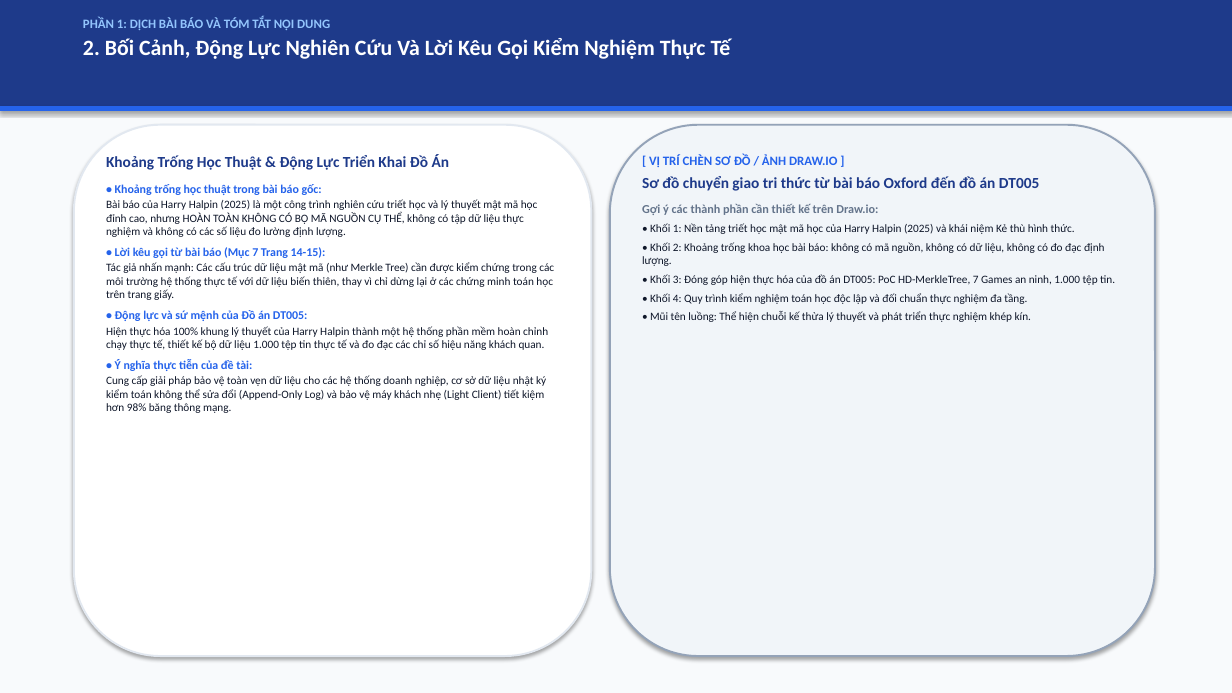
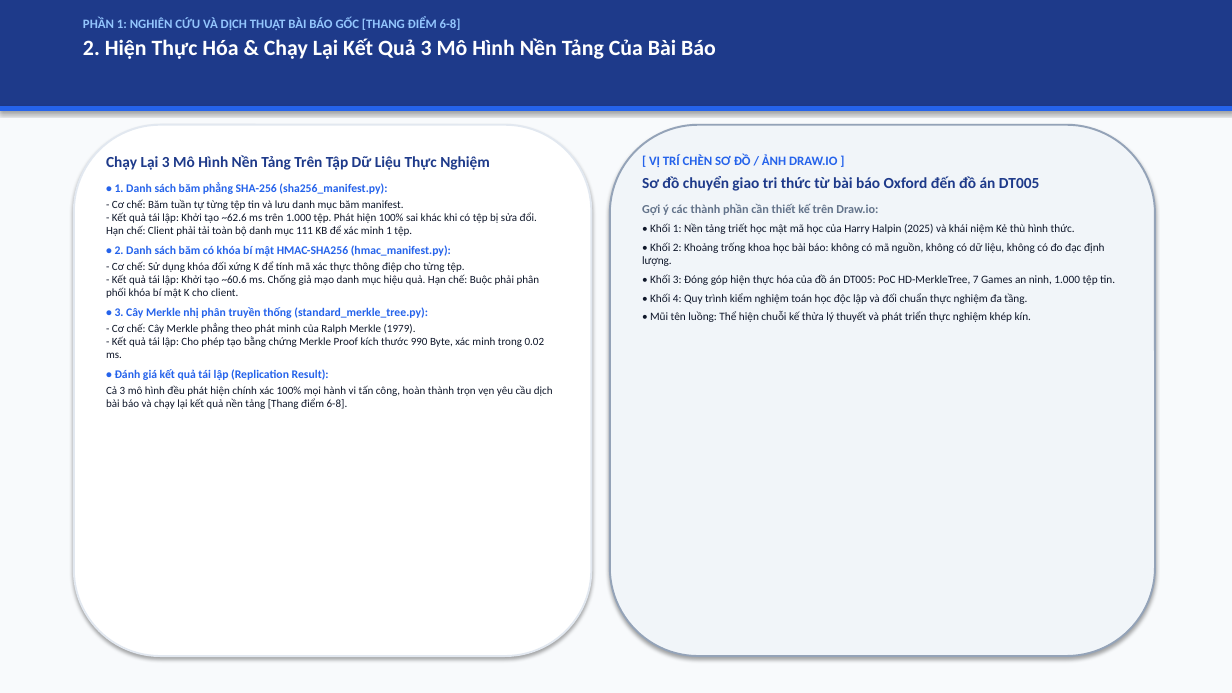
Before and after one commit to kietvo5924/ATBMHTTT_DT005_FileIntegrity, a slide deck: slide 3 of docs/Bao_Cao_Giua_Ky_DT05.pptx. Drawn at 1232x693 pixels with LibreOffice and Linux fonts; fonts in the diff are those of the drawing. Boxes give left, top, right and bottom in pixels: in the first picture for what was removed or moved away, otherwise in the second. Text is boxed around its words. In the diff, an @@ line names an element or a change of style, - is before the commit and + after.

```diff
--- a/docs/Bao_Cao_Giua_Ky_DT05.pptx
+++ b/docs/Bao_Cao_Giua_Ky_DT05.pptx
@@ text at [83,17,716,59]: text changed @@
-PHẦN 1: DỊCH BÀI BÁO VÀ TÓM TẮT NỘI DUNG
-2. Bối Cảnh, Động Lực Nghiên Cứu Và Lời Kêu Gọi Kiểm Nghiệm Thực Tế
+PHẦN 1: NGHIÊN CỨU VÀ DỊCH THUẬT BÀI BÁO GỐC [THANG ĐIỂM 6-8]
+2. Hiện Thực Hóa & Chạy Lại Kết Quả 3 Mô Hình Nền Tảng Của Bài Báo
@@ text at [106,155,553,409]: text changed; size 8.8 to 8.6 pt @@
-Khoảng Trống Học Thuật & Động Lực Triển Khai Đồ Án
-• Khoảng trống học thuật trong bài báo gốc:
-Bài báo của Harry Halpin (2025) là một công trình nghiên cứu triết học và lý thuyết mật mã học đỉnh cao, nhưng HOÀN TOÀN KHÔNG CÓ BỘ MÃ NGUỒN CỤ THỂ, không có tập dữ liệu thực nghiệm và không có các số liệu đo lường định lượng.
-• Lời kêu gọi từ bài báo (Mục 7 Trang 14-15):
-Tác giả nhấn mạnh: Các cấu trúc dữ liệu mật mã (như Merkle Tree) cần được kiểm chứng trong các môi trường hệ thống thực tế với dữ liệu biến thiên, thay vì chỉ dừng lại ở các chứng minh toán học trên trang giấy.
-• Động lực và sứ mệnh của Đồ án DT005:
-Hiện thực hóa 100% khung lý thuyết của Harry Halpin thành một hệ thống phần mềm hoàn chỉnh chạy thực tế, thiết kế bộ dữ liệu 1.000 tệp tin thực tế và đo đạc các chỉ số hiệu năng khách quan.
-• Ý nghĩa thực tiễn của đề tài:
-Cung cấp giải pháp bảo vệ toàn vẹn dữ liệu cho các hệ thống doanh nghiệp, cơ sở dữ liệu nhật ký kiểm toán không thể sửa đổi (Append-Only Log) và bảo vệ máy khách nhẹ (Light Client) tiết kiệm hơn 98% băng thông mạng.
+Chạy Lại 3 Mô Hình Nền Tảng Trên Tập Dữ Liệu Thực Nghiệm
+• 1. Danh sách băm phẳng SHA-256 (sha256_manifest.py):
+- Cơ chế: Băm tuần tự từng tệp tin và lưu danh mục băm manifest.
+- Kết quả tái lập: Khởi tạo ~62.6 ms trên 1.000 tệp. Phát hiện 100% sai khác khi có tệp bị sửa đổi. Hạn chế: Client phải tải toàn bộ danh mục 111 KB để xác minh 1 tệp.
+• 2. Danh sách băm có khóa bí mật HMAC-SHA256 (hmac_manifest.py):
+- Cơ chế: Sử dụng khóa đối xứng K để tính mã xác thực thông điệp cho từng tệp.
+- Kết quả tái lập: Khởi tạo ~60.6 ms. Chống giả mạo danh mục hiệu quả. Hạn chế: Buộc phải phân phối khóa bí mật K cho client.
+• 3. Cây Merkle nhị phân truyền thống (standard_merkle_tree.py):
+- Cơ chế: Cây Merkle phẳng theo phát minh của Ralph Merkle (1979).
+- Kết quả tái lập: Cho phép tạo bằng chứng Merkle Proof kích thước 990 Byte, xác minh trong 0.02 ms.
+• Đánh giá kết quả tái lập (Replication Result):
+Cả 3 mô hình đều phát hiện chính xác 100% mọi hành vi tấn công, hoàn thành trọn vẹn yêu cầu dịch bài báo và chạy lại kết quả nền tảng [Thang điểm 6-8].
```
Also in this commit, not shown: 13 other slides changed, 4 slides added, 4 slides removed, 6 other files.
